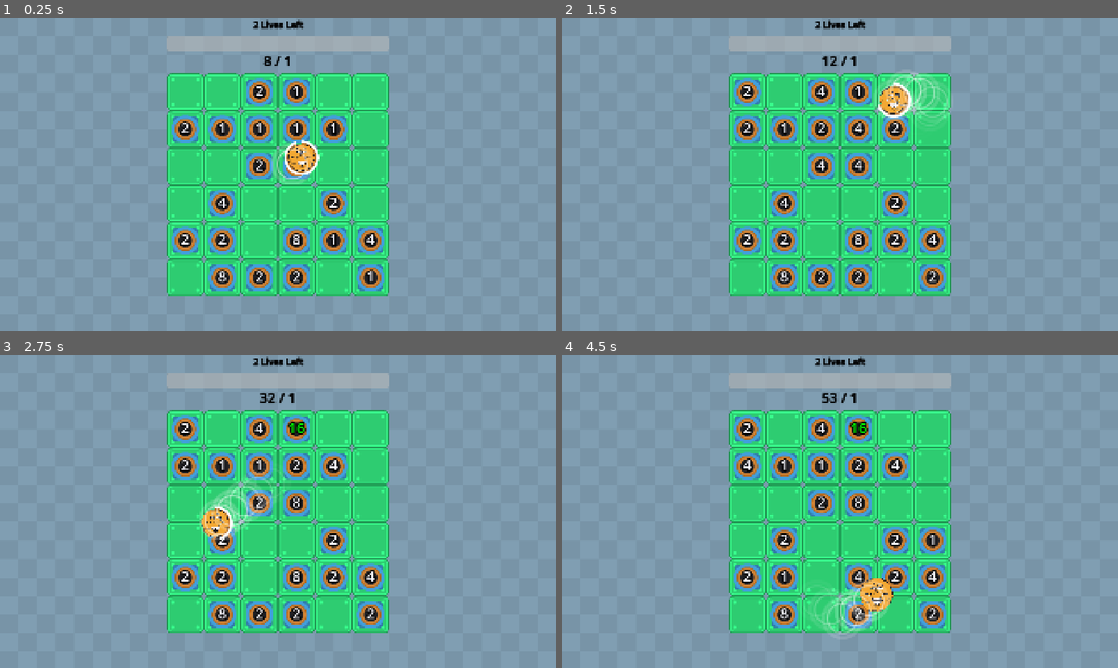
Above: before the commit, frames 1-4 (two rows, left to right).
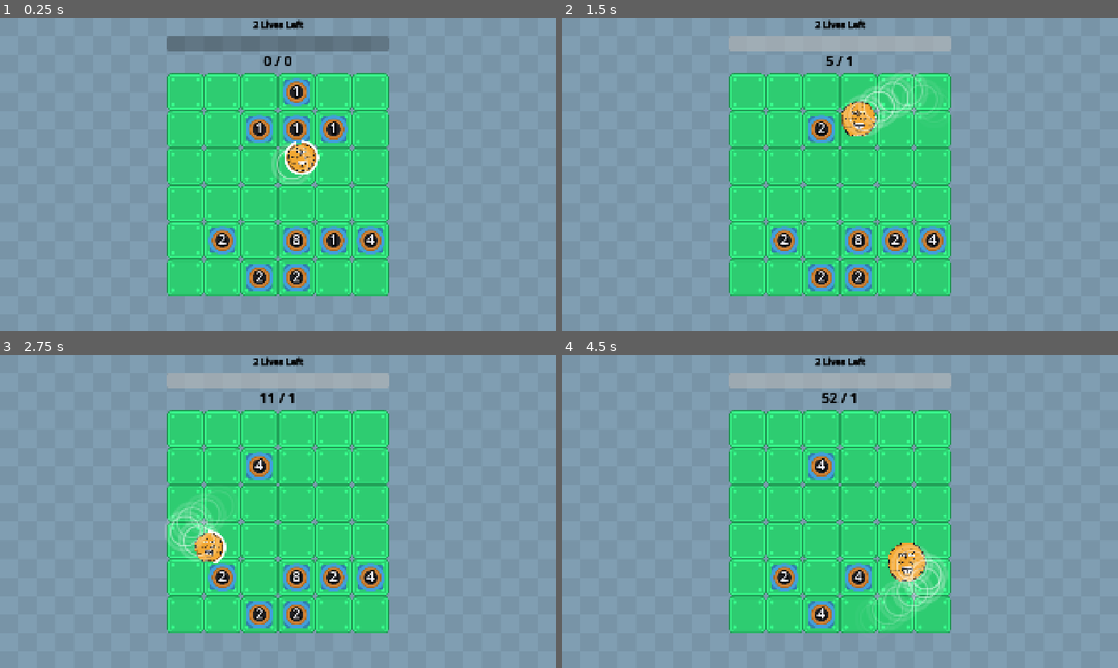
Above: after the commit, the same moments.

Repository: wanamelon/prototype_monorepo
Game: Godot game, scene res://source/bounce_main.tscn
Same seed, same stepped clock (60 frames per second), same inputs: the game is played once before the commit and once after it. Sound files missing from this copy of the repository are replaced by a short silence.
Inputs:
- Up to frame 1 (0.25 s): no input
- Up to frame 2 (1.5 s): no input
- Up to frame 3 (2.75 s): no input
- Up to frame 4 (4.5 s): no input

The runs differ from the first frame. In frame 1, 5.7% of the frame differs, in the area x 30-70%, y 5-88%; in frame 2, 7.1%; in frame 3, 7.5%; in frame 4, 9.5%, in the area x 30-70%, y 12-90%.

Commit message:
Get rid of needless "bit over 1 delta" status effect

Diff:
--- a/roller/source/bounce_main.tscn
+++ b/roller/source/bounce_main.tscn
@@ -45,7 +45,7 @@
 
 [sub_resource type="Resource" id="Resource_3yruk"]
 script = ExtResource("2_0panw")
-item_id = 10
+item_id = 9
 metadata/_custom_type_script = "uid://ckw8rr21jqg1f"
 
 [sub_resource type="ShaderMaterial" id="ShaderMaterial_to078"]
--- a/roller/source/item/more_damage.gd
+++ b/roller/source/item/more_damage.gd
@@ -4,4 +4,4 @@
 	for item in state.items:
 		if item is Roller:
 			_add_event(ItemSystem.AddStatusEffect.new(
-				ItemSystem.StatusEffect.new(ItemSystem.StatusEffectId.DAMAGE_BUFF, 1, state.delta * 1.1), item))
+				ItemSystem.StatusEffect.new(ItemSystem.StatusEffectId.DAMAGE_BUFF, 1, 0), item))
